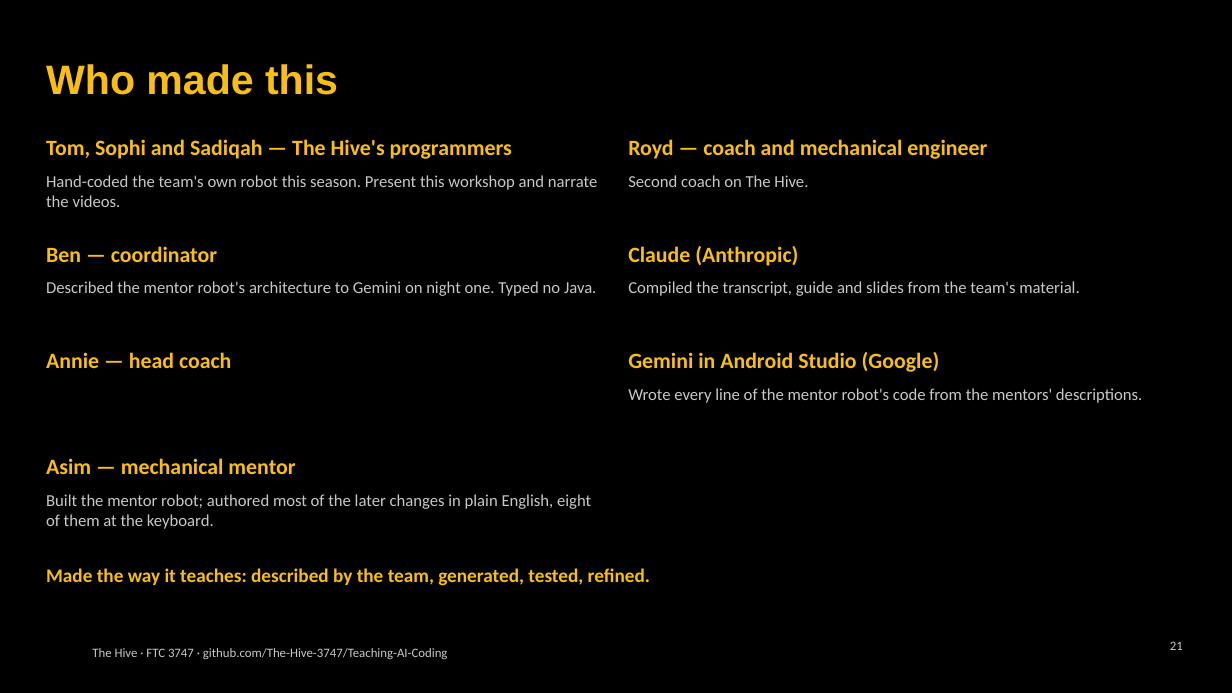
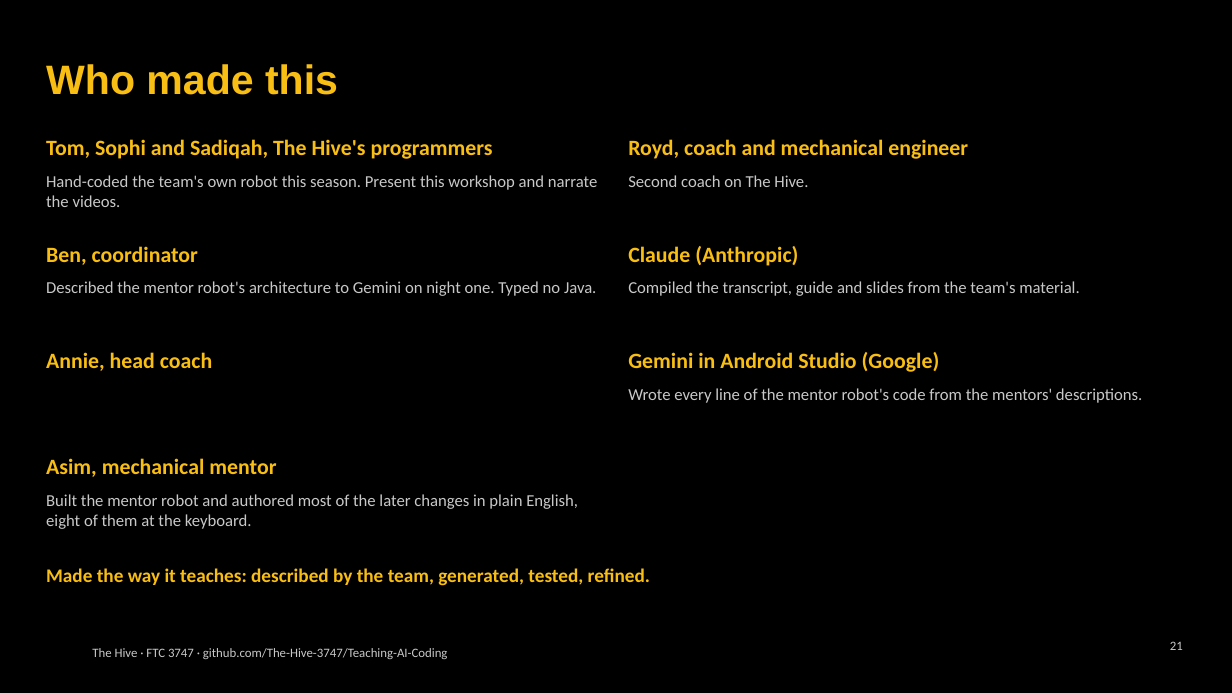
Before and after one commit to The-Hive-3747/Teaching-AI-Coding, a slide deck: slide 21 of slides/kickoff.pptx. Drawn at 1232x693 pixels with LibreOffice and Linux fonts; fonts in the diff are those of the drawing; background and template pictures are left out. Boxes give left, top, right and bottom in pixels: in the first picture for what was removed or moved away, otherwise in the second. Text is boxed around its words. In the diff, an @@ line names an element or a change of style, - is before the commit and + after.

```diff
--- a/slides/kickoff.pptx
+++ b/slides/kickoff.pptx
@@ text at (46, 139, 493, 159): text changed @@
-Tom, Sophi and Sadiqah — The Hive's programmers
+Tom, Sophi and Sadiqah, The Hive's programmers
@@ text at (628, 139, 968, 159): text changed @@
-Royd — coach and mechanical engineer
+Royd, coach and mechanical engineer
@@ text at (46, 246, 198, 265): text changed @@
-Ben — coordinator
+Ben, coordinator
@@ text at (46, 352, 212, 371): text changed @@
-Annie — head coach
+Annie, head coach
@@ text at (46, 458, 276, 477): text changed @@
-Asim — mechanical mentor
+Asim, mechanical mentor
@@ text at (46, 494, 578, 529): text changed @@
-Built the mentor robot; authored most of the later changes in plain English, eight of them at the keyboard.
+Built the mentor robot and authored most of the later changes in plain English, eight of them at the keyboard.
```
Also in this commit, not shown: 18 other slides changed, 43 other files.
